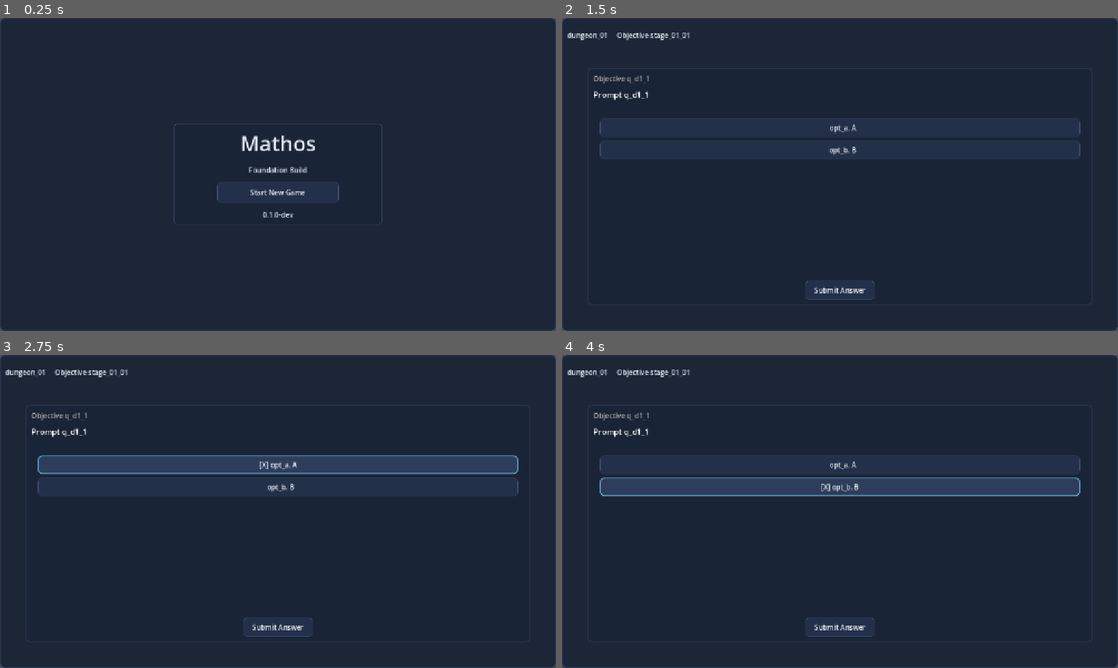
Above: before the commit, frames 1-4 (two rows, left to right).
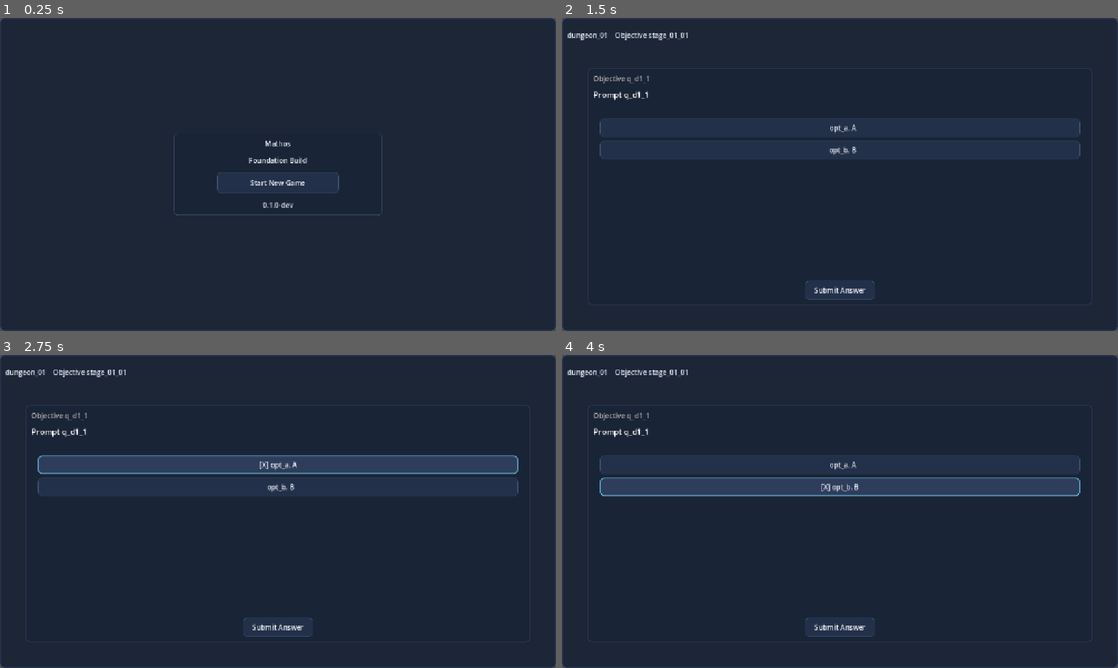
Above: after the commit, the same moments.

Repository: vanthanhcampus57-dev/Mathos
Game: Godot game, scene res://src/app/app_root.tscn
Same seed, same stepped clock (60 frames per second), same inputs: the game is played once before the commit and once after it.
Inputs:
- Up to frame 1 (0.25 s): no input
- Up to frame 2 (1.5 s): click "Start New Game" at 0.5 s; click "Start Puzzle" at 1.25 s
- Up to frame 3 (2.75 s): click "opt_a. A" at 2 s
- Up to frame 4 (4 s): click "[X] opt_a. A" at 2.75 s; click "opt_b. B" at 3.5 s

The runs differ from the first frame. In frame 1, 1.3% of the frame differs, in the area x 31-69%, y 33-66%; in frame 2, 0.2%; in frame 3, 0.2%; in frame 4, 0.2%.

Commit message:
fix(ui): finalize shared foundation typography and spacing token reconciliation

Diff:
--- a/src/ui/stage/stage_presentation_shell.tscn
+++ b/src/ui/stage/stage_presentation_shell.tscn
@@ -23,7 +23,7 @@
 visible = false
 custom_minimum_size = Vector2(0, 56)
 layout_mode = 2
-theme_override_constants/separation = 20
+theme_override_constants/separation = 16
 
 [node name="DungeonTitleLabel" type="Label" parent="VBoxContainer/HeaderBar"]
 layout_mode = 2
@@ -68,7 +68,6 @@
 [node name="TitleLabel" type="Label" parent="VBoxContainer/MainBody/StartGameContainer/VBoxContainer"]
 layout_mode = 2
 theme_type_variation = &"MathosTitle"
-theme_override_font_sizes/font_size = 48
 text = "Mathos"
 horizontal_alignment = 1
 
Binary file changed: tests/evidence/stage_surfaces_foundation_b1_complete.png
Binary file changed: tests/evidence/stage_surfaces_foundation_b1_entry.png
Binary file changed: tests/evidence/stage_surfaces_foundation_b1_lesson.png
